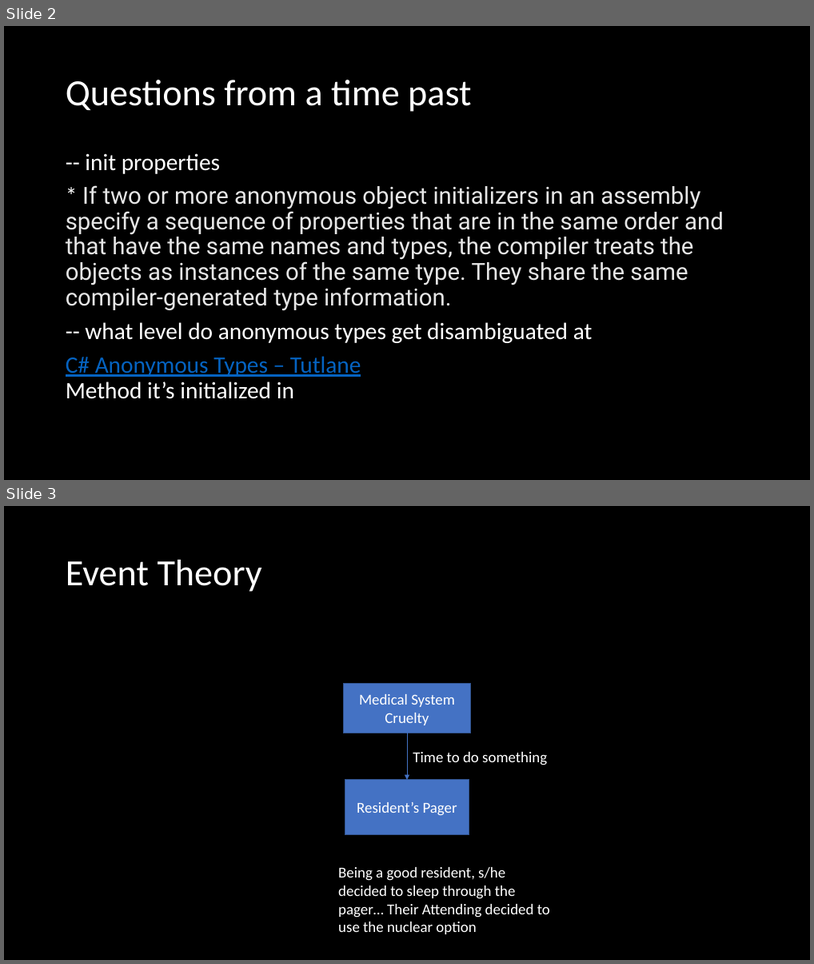
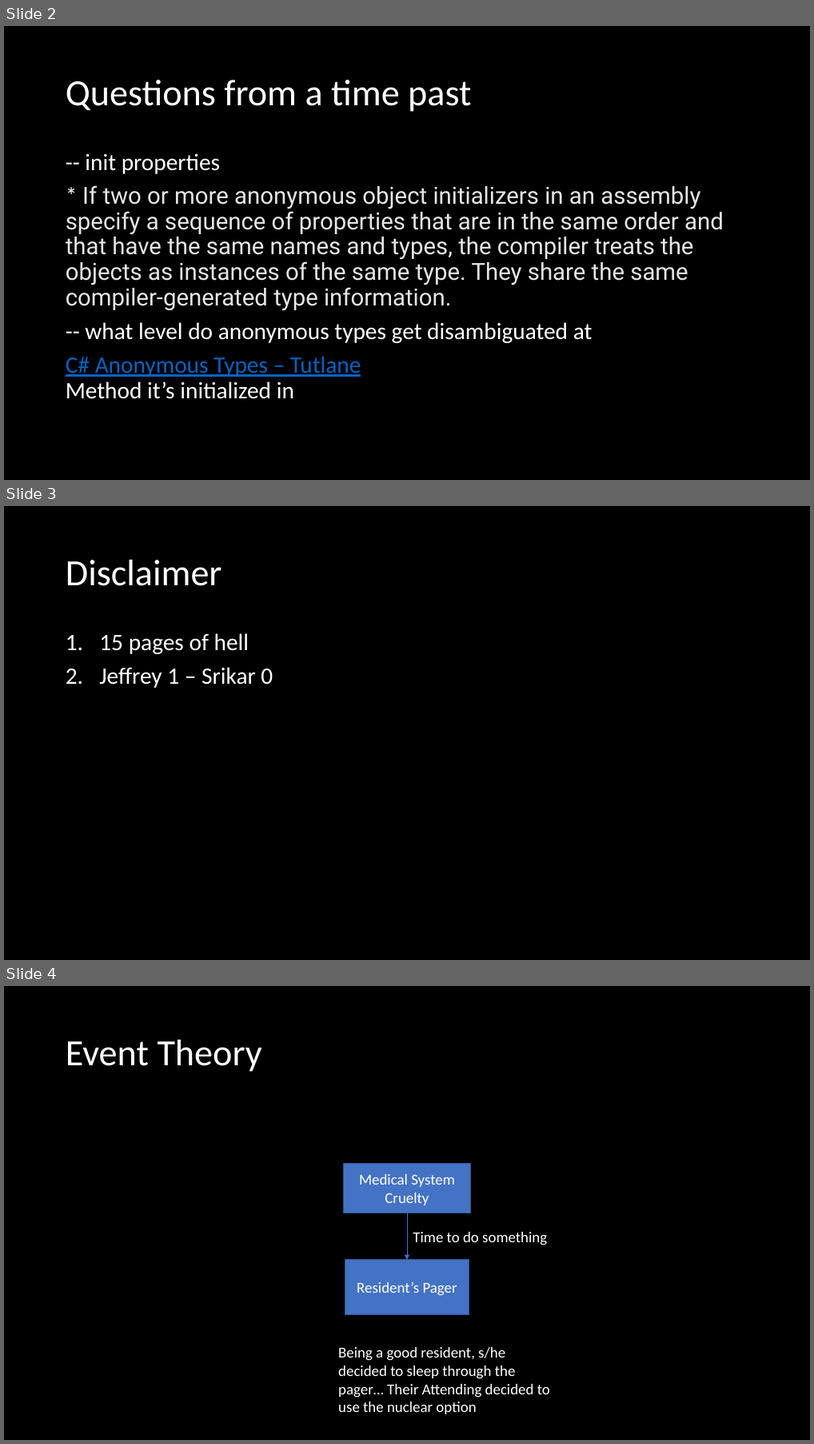
Before and after one commit to microsoft/Flash_University, a slide deck: CLR_via_CSharp/Chapter 11 - Events/Events.pptx. Shown one above the other, each under a label of ours: slides 2 and 3 before the commit, slides 2, 3 and 4 after it. The pictures are 814x964 and 814x1444 pixels, drawn with LibreOffice and Linux fonts; fonts in the diff are those of the drawing. Boxes give left, top, right and bottom in pixels: in the first picture for what was removed or moved away, otherwise in the second. Text is boxed around its words. In the diff, an @@ line names an element or a change of style, - is before the commit and + after.

```diff
--- a/CLR_via_CSharp/Chapter 11 - Events/Events.pptx
+++ b/CLR_via_CSharp/Chapter 11 - Events/Events.pptx
@@ slide 3 added at <box>4,506,810,960</box>, background #000000 @@
@@ title added at <box>66,560,222,586</box>, 44 pt, text #FFFFFF @@
+Disclaimer
@@ text added at <box>99,633,273,688</box>, 28 pt, text #FFFFFF @@
+1. 15 pages of hell
+2. Jeffrey 1 – Srikar 0
@@ what was slide 3 is now slide 4 @@
```
Also in this commit, not shown: 1 slide changed, 3 other slides added, 3 slides removed, 3 other files.
